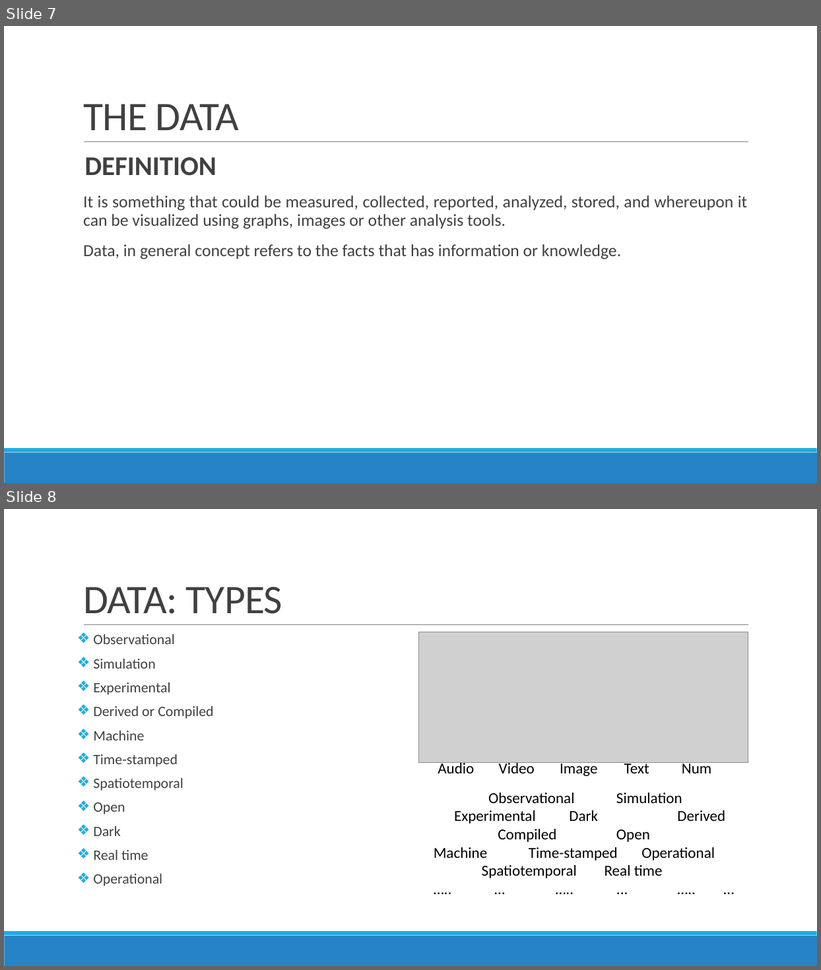
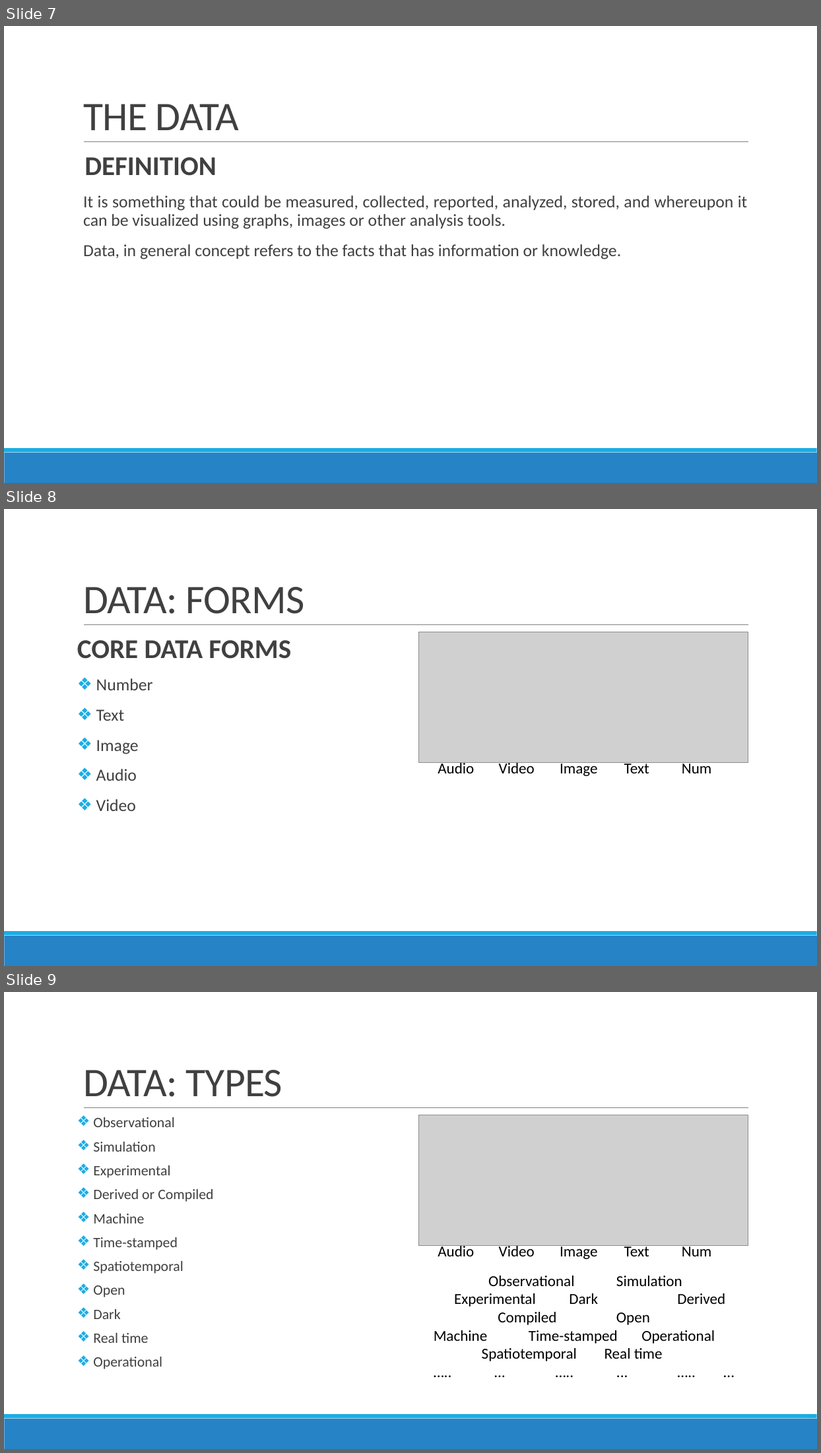
Before and after one commit to DistributedSystems-Fall2018-NEDUET/project-dist_sys, a slide deck: Project Interim Submission/Generic DS Framework.pptx. Shown one above the other, each under a label of ours: slides 7 and 8 before the commit, slides 7, 8 and 9 after it. The pictures are 821x970 and 821x1453 pixels, drawn with LibreOffice and Linux fonts; fonts in the diff are those of the drawing; grey boxes stand for pictures. Boxes give left, top, right and bottom in pixels: in the first picture for what was removed or moved away, otherwise in the second. Text is boxed around its words. In the diff, an @@ line names an element or a change of style, - is before the commit and + after.

Commit message:
Added: Data Forms slide
Added Data Foroms slides

```diff
--- a/Project Interim Submission/Generic DS Framework.pptx
+++ b/Project Interim Submission/Generic DS Framework.pptx
@@ slide 8 added at (x1=4, y1=509, x2=817, y2=966), background #FFFFFF; not listed: 3 template elements that a slide beside it also shows @@
@@ title added at (x1=83, y1=587, x2=304, y2=614), 48 pt, text #404040 @@
+DATA: FORMS
@@ text added at (x1=77, y1=640, x2=291, y2=811), 20 pt, text #404040 @@
+CORE DATA FORMS
+❖ Number
+❖ Text
+❖ Image
+❖ Audio
+❖ Video
@@ picture added at (x1=418, y1=632, x2=748, y2=762) @@
@@ text added at (x1=438, y1=760, x2=712, y2=776), 18 pt, text #000000 @@
+Audio Video Image Text Num
@@ what was slide 8 is now slide 9 @@
```
Also in this commit, not shown: 1 other slide added.
